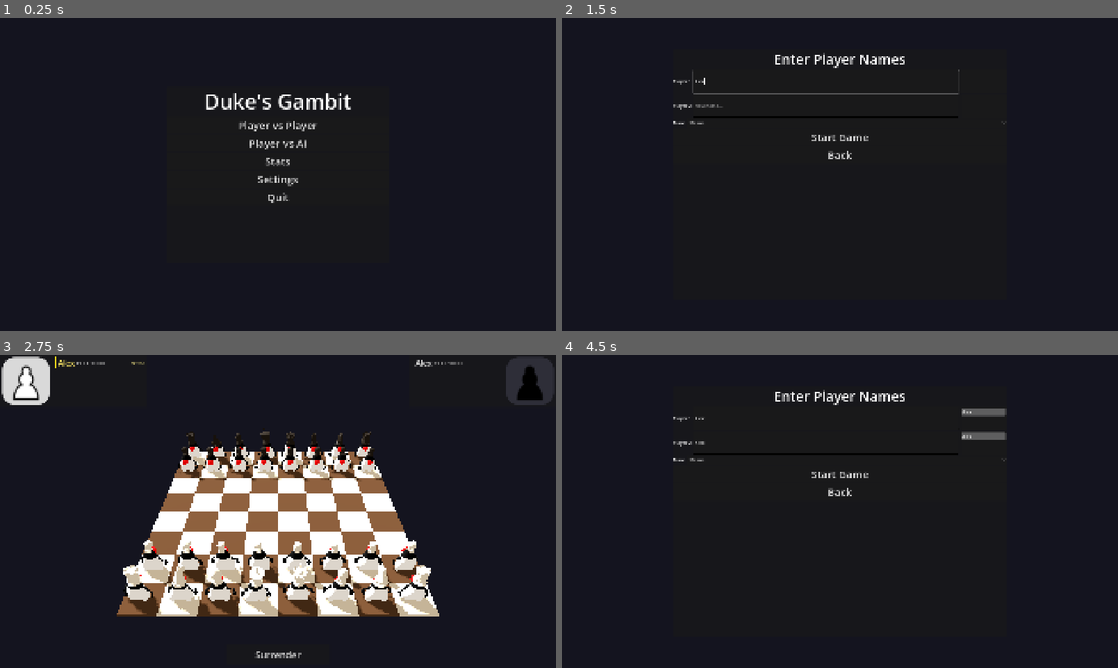
Above: before the commit, frames 1-4 (two rows, left to right).
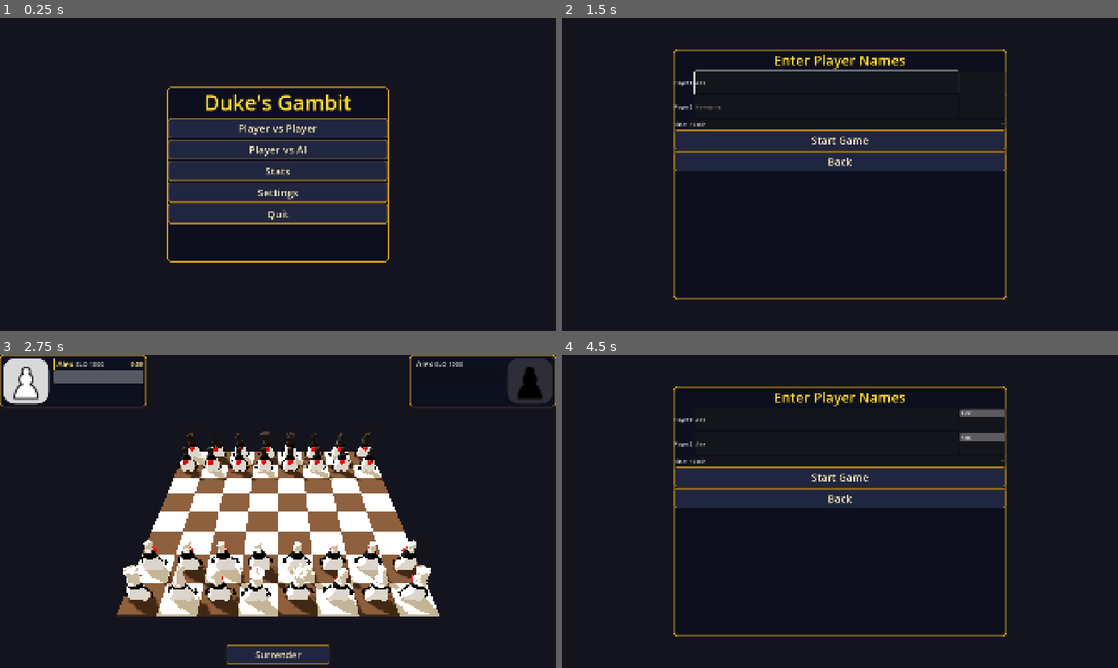
Above: after the commit, the same moments.

Repository: 0xMartin/Duke-s-Gambit
Game: Godot game, scene res://scenes/main_menu.tscn
The game is run twice, just before and just after one commit, with the same random seed, the same clock (stepped at 60 frames per second) and the same inputs.
Inputs (mouse positions are in pixels of both pictures, inside the frame that each line leads up to):
- Up to frame 1 (0.25 s): no input
- Up to frame 2 (1.5 s): click "Player vs Player" at 0.5 s; click (828, 80) at 1.27 s; type "Alex" at 1.35 s
- Up to frame 3 (2.75 s): click (266, 442) at 1.5 s; type "Alex" at 1.58 s; click "Start Game" at 2 s
- Up to frame 4 (4.5 s): click "Surrender" at 2.75 s; click "Back to Menu" at 3.5 s; click "Player vs Player" at 4.25 s

The runs differ from the first frame. In frame 1, 14% of the frame differs, in the area x 30-70%, y 21-79%; in frame 2, 11%; in frame 3, 2.9%; in frame 4, 10%.

Commit message:
Add new UI button sound and skybox texture
- Added a new sound file for UI button interactions (ui_button.mp3).
- Included a new skybox texture image (skybox.png) for enhanced visual effects.

Diff:
--- a/scripts/ui/game_ui.gd
+++ b/scripts/ui/game_ui.gd
@@ -22,6 +22,7 @@
 	_game.promotion_needed.connect(_on_promotion_needed)
 	_setup_surrender_btn()
 	_game.game_over.connect(func(_w: int, _r: int) -> void: _surrender_btn.visible = false)
+	_apply_roblox_theme()
 
 func _setup_surrender_btn() -> void:
 	_surrender_btn = Button.new()
@@ -53,3 +54,54 @@
 	var menu: Node = load("res://scenes/main_menu.tscn").instantiate()
 	get_tree().root.add_child(menu)
 	_game.queue_free()
+
+func _style_btn(btn: Button) -> void:
+	if btn == null:
+		return
+	var s_n := StyleBoxFlat.new()
+	s_n.bg_color    = Color(0.13, 0.15, 0.25, 1.0)
+	s_n.border_color = Color(0.68, 0.50, 0.10, 1.0)
+	s_n.set_border_width_all(3)
+	s_n.set_corner_radius_all(10)
+	s_n.content_margin_left   = 20
+	s_n.content_margin_right  = 20
+	s_n.content_margin_top    = 10
+	s_n.content_margin_bottom = 10
+	var s_h := s_n.duplicate() as StyleBoxFlat
+	s_h.bg_color    = Color(0.22, 0.26, 0.42, 1.0)
+	s_h.border_color = Color(1.00, 0.82, 0.20, 1.0)
+	var s_p := s_n.duplicate() as StyleBoxFlat
+	s_p.bg_color = Color(0.07, 0.08, 0.15, 1.0)
+	btn.add_theme_stylebox_override("normal",  s_n)
+	btn.add_theme_stylebox_override("hover",   s_h)
+	btn.add_theme_stylebox_override("pressed", s_p)
+	btn.add_theme_stylebox_override("focus",   s_h)
+	btn.add_theme_color_override("font_color",         Color(1.0,  0.95, 0.80, 1.0))
+	btn.add_theme_color_override("font_hover_color",   Color(1.0,  0.85, 0.20, 1.0))
+	btn.add_theme_color_override("font_pressed_color", Color(0.85, 0.72, 0.30, 1.0))
+	btn.add_theme_constant_override("outline_size", 2)
+	btn.add_theme_color_override("font_outline_color", Color(0.0, 0.0, 0.0, 1.0))
+
+func _apply_roblox_theme() -> void:
+	var panel_s := StyleBoxFlat.new()
+	panel_s.bg_color    = Color(0.05, 0.06, 0.12, 0.95)
+	panel_s.border_color = Color(0.82, 0.62, 0.10, 1.0)
+	panel_s.set_border_width_all(5)
+	panel_s.set_corner_radius_all(16)
+	_over_panel.add_theme_stylebox_override("panel", panel_s)
+
+	var promo_s := panel_s.duplicate() as StyleBoxFlat
+	promo_s.set_border_width_all(4)
+	promo_s.set_corner_radius_all(12)
+	_promo_panel.add_theme_stylebox_override("panel", promo_s)
+
+	var over_lbl := _over_panel.get_node_or_null("VBox/Label") as Label
+	if over_lbl:
+		over_lbl.add_theme_color_override("font_color",         Color(1.0, 0.88, 0.25, 1.0))
+		over_lbl.add_theme_color_override("font_outline_color", Color(0.0, 0.0, 0.0, 1.0))
+		over_lbl.add_theme_constant_override("outline_size", 4)
+
+	_style_btn(_over_panel.get_node_or_null("VBox/BackButton") as Button)
+	_style_btn(_surrender_btn)
+	for btn_name: String in ["QueenBtn", "RookBtn", "BishopBtn", "KnightBtn"]:
+		_style_btn(_promo_panel.get_node_or_null("HBox/%s" % btn_name) as Button)
--- a/scripts/ui/hud.gd
+++ b/scripts/ui/hud.gd
@@ -59,6 +59,12 @@
 								  else Control.SIZE_SHRINK_BEGIN
 	panel.mouse_filter = Control.MOUSE_FILTER_IGNORE
 	parent.add_child(panel)
+	var panel_style := StyleBoxFlat.new()
+	panel_style.bg_color = Color(0.05, 0.06, 0.12, 0.91)
+	panel_style.border_color = Color(0.82, 0.62, 0.10, 1.0)
+	panel_style.set_border_width_all(3)
+	panel_style.set_corner_radius_all(12)
+	panel.add_theme_stylebox_override("panel", panel_style)
 
 	var margin := MarginContainer.new()
 	for side in ["margin_left", "margin_right", "margin_top", "margin_bottom"]:
@@ -113,6 +119,8 @@
 	var name_lbl := Label.new()
 	name_lbl.text = "Player"
 	name_lbl.add_theme_font_size_override("font_size", 28)
+	name_lbl.add_theme_constant_override("outline_size", 3)
+	name_lbl.add_theme_color_override("font_outline_color", Color(0, 0, 0, 1))
 	_name_lbl[color] = name_lbl
 	row1.add_child(name_lbl)
 
@@ -132,13 +140,29 @@
 	_timer_lbl[color] = timer_lbl
 	row1.add_child(timer_lbl)
 
-	# Row 2: captured piece icons
+	# Row 2: captured piece icons wrapped in a contrasting-bg strip
+	var cap_panel := PanelContainer.new()
+	cap_panel.mouse_filter = Control.MOUSE_FILTER_IGNORE
+	var cap_style := StyleBoxFlat.new()
+	# White captures black pieces → light strip so dark icons are visible
+	# Black captures white pieces → dark strip so light icons are visible
+	cap_style.bg_color = Color(0.82, 0.82, 0.82, 0.38) \
+			if color == ChessEnums.PieceColor.WHITE else Color(0.06, 0.06, 0.10, 0.65)
+	cap_style.set_corner_radius_all(6)
+	cap_style.content_margin_left   = 4
+	cap_style.content_margin_right  = 4
+	cap_style.content_margin_top    = 2
+	cap_style.content_margin_bottom = 2
+	cap_panel.add_theme_stylebox_override("panel", cap_style)
+
 	var hflow := HFlowContainer.new()
-	hflow.add_theme_constant_override("h_separation", 1)
-	hflow.add_theme_constant_override("v_separation", 1)
-	hflow.custom_minimum_size = Vector2(0, ICON_SIZE + 2)
+	hflow.add_theme_constant_override("h_separation", 2)
+	hflow.add_theme_constant_override("v_separation", 2)
+	hflow.custom_minimum_size = Vector2(0, ICON_SIZE + 4)
+	hflow.mouse_filter = Control.MOUSE_FILTER_IGNORE
 	_captured_hf[color] = hflow
-	vbox.add_child(hflow)
+	cap_panel.add_child(hflow)
+	vbox.add_child(cap_panel)
 
 	# Compose hbox: white = [circle | vbox], black = [vbox | circle]
 	if is_right:
--- a/scripts/ui/main_menu.gd
+++ b/scripts/ui/main_menu.gd
@@ -47,6 +47,7 @@
 	_stats_vbox = get_node_or_null("StatsPanel/VBox/ScrollContainer/VBox") as VBoxContainer
 	_setup_settings_extra()
 	_setup_font_sizes()
+	_apply_roblox_theme()
 
 func _setup_signals() -> void:
 	$MainPanel/VBox/PvPBtn.pressed.connect(   func(): _start_name_entry("pvp"))
@@ -243,3 +244,68 @@
 		var lbl := get_node_or_null(lbl_path) as Label
 		if lbl:
 			lbl.add_theme_font_size_override("font_size", 28)
+
+# ── Roblox-like visual theme ──────────────────────────────────────────────────
+func _make_panel_style() -> StyleBoxFlat:
+	var s := StyleBoxFlat.new()
+	s.bg_color    = Color(0.05, 0.06, 0.12, 0.93)
+	s.border_color = Color(0.82, 0.62, 0.10, 1.0)
+	s.set_border_width_all(4)
+	s.set_corner_radius_all(14)
+	return s
+
+func _make_btn_style(bg: Color, border: Color) -> StyleBoxFlat:
+	var s := StyleBoxFlat.new()
+	s.bg_color    = bg
+	s.border_color = border
+	s.set_border_width_all(3)
+	s.set_corner_radius_all(10)
+	s.content_margin_left   = 20
+	s.content_margin_right  = 20
+	s.content_margin_top    = 10
+	s.content_margin_bottom = 10
+	return s
+
+func _apply_roblox_theme() -> void:
+	# — Panels —
+	var ps := _make_panel_style()
+	for p: Control in [_main_panel, _name_panel, _stats_panel, _settings_panel]:
+		p.add_theme_stylebox_override("panel", ps)
+
+	# — Buttons —
+	var bdr_n := Color(0.68, 0.50, 0.10, 1.0)
+	var bdr_h := Color(1.00, 0.82, 0.20, 1.0)
+	for btn_path: String in [
+		"MainPanel/VBox/PvPBtn", "MainPanel/VBox/PvAIBtn",
+		"MainPanel/VBox/StatsBtn", "MainPanel/VBox/SettingsBtn", "MainPanel/VBox/QuitBtn",
+		"NamePanel/VBox/StartBtn", "NamePanel/VBox/BackBtn",
+		"SettingsPanel/VBox/BackBtn", "StatsPanel/BackBtn",
+	]:
+		var btn := get_node_or_null(btn_path) as Button
+		if btn == null:
+			continue
+		btn.add_theme_stylebox_override("normal",
+				_make_btn_style(Color(0.13, 0.15, 0.25, 1.0), bdr_n))
+		btn.add_theme_stylebox_override("hover",
+				_make_btn_style(Color(0.22, 0.26, 0.42, 1.0), bdr_h))
+		btn.add_theme_stylebox_override("pressed",
+				_make_btn_style(Color(0.07, 0.08, 0.15, 1.0), bdr_n))
+		btn.add_theme_stylebox_override("focus",
+				_make_btn_style(Color(0.13, 0.15, 0.25, 1.0), bdr_h))
+		btn.add_theme_color_override("font_color",         Color(1.0,  0.95, 0.80, 1.0))
+		btn.add_theme_color_override("font_hover_color",   Color(1.0,  0.85, 0.20, 1.0))
+		btn.add_theme_color_override("font_pressed_color", Color(0.85, 0.72, 0.30, 1.0))
+		btn.add_theme_constant_override("outline_size", 2)
+		btn.add_theme_color_override("font_outline_color", Color(0.0, 0.0, 0.0, 1.0))
+
+	# — Title labels —
+	for title_path: String in [
+		"MainPanel/VBox/Title",
+		"NamePanel/VBox/TitleLabel", "StatsPanel/VBox/Title", "SettingsPanel/VBox/Title",
+	]:
+		var lbl := get_node_or_null(title_path) as Label
+		if lbl == null:
+			continue
+		lbl.add_theme_color_override("font_color",         Color(1.0, 0.85, 0.20, 1.0))
+		lbl.add_theme_constant_override("outline_size", 4)
+		lbl.add_theme_color_override("font_outline_color", Color(0.0, 0.0, 0.0, 1.0))
Not shown, changed: assets/models/rook/.DS_Store
Not shown, added: assets/sounds/death.mp3
Not shown, added: assets/sounds/footstep/footstep_1.mp3
Not shown, added: assets/sounds/footstep/footstep_2.mp3
Not shown, added: assets/sounds/footstep/footstep_3.mp3
Not shown, added: assets/sounds/hit.mp3
Not shown, added: assets/sounds/piece_select.mp3
Not shown, added: assets/sounds/sword.mp3
Not shown, added: assets/sounds/ui_button.mp3
Not shown, added: assets/textures/skybox.png
